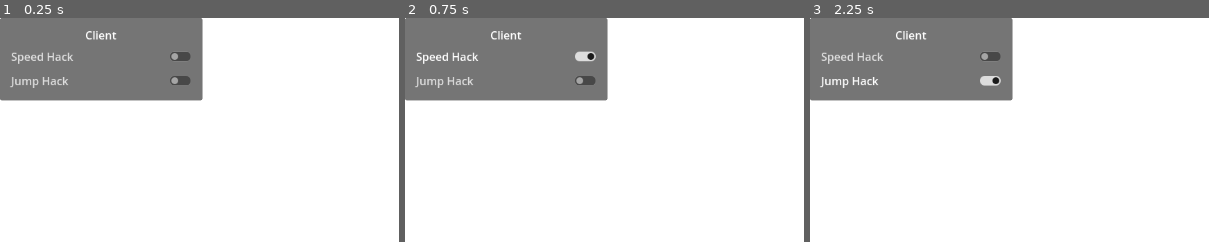
Above: before the commit, frames 1-3 (left to right).
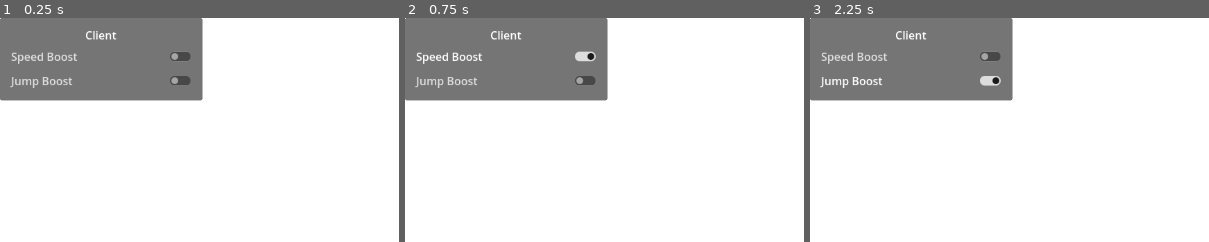
Above: after the commit, the same moments.

Repository: trflorian/server-authoritative-multiplayer
Game: Godot game, scene res://world.tscn
The game is run twice, just before and just after one commit, with the same random seed, the same clock (stepped at 60 frames per second) and the same inputs.
Inputs (mouse positions are % of the whole screen's width and height, from its top left):
- Up to frame 1 (0.25 s): no input
- Up to frame 2 (0.75 s): click (13, 9) at 0.5 s, where only the run before the commit has a clickable "Speed Hack"
- Up to frame 3 (2.25 s): click (13, 9) at 1.25 s, where only the run after the commit has a clickable "Speed Boost"; click (13, 14) at 2 s, where only the run before the commit has a clickable "Jump Hack"
The pictures show only the part of the screen within x 0-50%, y 0-50%; the shares and areas given below are measured in that part.

The runs differ from the first frame. In frame 1, 0.2% of the frame differs, in the area x 11-20%, y 15-30%; in frame 2, 0.3%; in frame 3, 0.3%.

Commit message:
cleanup project, create folder structure

Diff:
--- /dev/null
+++ b/cheats/cheats_manager.gd
@@ -0,0 +1,4 @@
+extends Node
+
+@export var is_active_cheat_speed: bool = false
+@export var is_active_cheat_jump: bool = false
--- a/network_manager.gd
+++ b/cheats/network_manager.gd
@@ -5,7 +5,7 @@
 const MAX_CLIENTS := 4
 
 @export var network_type_label: Label
-@export var hacks_ui: Control
+@export var cheats_ui: Control
 
 @export var player_prefab: PackedScene
 @export var players_parent: Node3D
@@ -14,13 +14,13 @@
 	var args = Array(OS.get_cmdline_args())
 	if args.has("server"):
 		network_type_label.text = "Server"
-		hacks_ui.visible = false
+		cheats_ui.visible = false
 		multiplayer.peer_connected.connect(_on_peer_connected)
 		multiplayer.peer_disconnected.connect(_on_peer_disconnected)
 		_create_server()
 	else:
 		network_type_label.text = "Client"
-		hacks_ui.visible = true
+		cheats_ui.visible = true
 		_create_client()
 
 func _create_client() -> void:
--- /dev/null
+++ b/cheats/v_box_container_cheats.gd
@@ -0,0 +1,12 @@
+extends VBoxContainer
+
+
+func _ready() -> void:
+	$CheckButtonSpeedCheat.toggled.connect(_on_toggle_speed_cheat)
+	$CheckButtonJumpCheat.toggled.connect(_on_toggle_jump_cheat)
+
+func _on_toggle_speed_cheat(is_active: bool) -> void:
+	CheatsManager.is_active_cheat_speed = is_active
+
+func _on_toggle_jump_cheat(is_active: bool) -> void:
+	CheatsManager.is_active_cheat_jump = is_active
--- a/hacks_manager.gd
+++ /dev/null
@@ -1,4 +0,0 @@
-extends Node
-
-@export var is_speed_hacking: bool = false
-@export var is_jump_hacking: bool = false
--- a/player.tscn
+++ b/player/player.tscn
@@ -1,6 +1,6 @@
 [gd_scene load_steps=9 format=3 uid="uid://bfrav2bbqpxug"]
 
-[ext_resource type="Script" path="res://player_controller.gd" id="1_ub3x8"]
+[ext_resource type="Script" path="res://player/player_controller.gd" id="1_ub3x8"]
 
 [sub_resource type="StandardMaterial3D" id="StandardMaterial3D_6koet"]
 transparency = 1
--- a/player_controller.gd
+++ b/player/player_controller.gd
@@ -32,8 +32,6 @@
 			$PlayerGhost/GhostSync.synchronized.connect(_on_check_reconcile)
 		else:
 			$PlayerGhost/GhostSync.synchronized.connect(_interpolate_other)
-
-
 
 func _enter_tree() -> void:
 	$InputSync.set_multiplayer_authority(int(str(name)))
@@ -99,16 +97,16 @@
 
 	# Handle jump.
 	if is_jumping:
-		if body.is_on_floor() or (_is_local_player() and HacksManager.is_jump_hacking):
+		if body.is_on_floor() or (_is_local_player() and CheatsManager.is_active_cheat_jump):
 			var jump_velocity = JUMP_VELOCITY
-			if _is_local_player() and HacksManager.is_jump_hacking:
+			if _is_local_player() and CheatsManager.is_active_cheat_jump:
 				jump_velocity *= 2.0
 			body.velocity.y = jump_velocity
 
 	var speed = SPEED
 
 	# SIMULATE CHEATING
-	if _is_local_player() and HacksManager.is_speed_hacking:
+	if _is_local_player() and CheatsManager.is_active_cheat_speed:
 		speed *= 2.0
 
 	# Get the input direction and handle the movement/deceleration.
--- a/project.godot
+++ b/project.godot
@@ -17,7 +17,7 @@
 
 [autoload]
 
-HacksManager="*res://hacks_manager.gd"
+CheatsManager="*res://cheats/cheats_manager.gd"
 
 [input]
 
--- a/v_box_container_hacks.gd
+++ /dev/null
@@ -1,12 +0,0 @@
-extends VBoxContainer
-
-
-func _ready() -> void:
-	$CheckButtonSpeedHack.toggled.connect(_on_toggle_speed_hack)
-	$CheckButtonJumpHack.toggled.connect(_on_toggle_jump_hack)
-
-func _on_toggle_speed_hack(is_speed_hack_on: bool) -> void:
-	HacksManager.is_speed_hacking = is_speed_hack_on
-
-func _on_toggle_jump_hack(is_jump_hack_on: bool) -> void:
-	HacksManager.is_jump_hacking = is_jump_hack_on
--- a/world.tscn
+++ b/world.tscn
@@ -1,9 +1,9 @@
 [gd_scene load_steps=11 format=3 uid="uid://fkcfoilma1lc"]
 
-[ext_resource type="Script" path="res://network_manager.gd" id="1_qxjbp"]
-[ext_resource type="Script" path="res://follow_node.gd" id="2_2onsa"]
-[ext_resource type="PackedScene" uid="uid://bfrav2bbqpxug" path="res://player.tscn" id="2_2u2ss"]
-[ext_resource type="Script" path="res://v_box_container_hacks.gd" id="3_ewwy3"]
+[ext_resource type="Script" path="res://cheats/network_manager.gd" id="1_qxjbp"]
+[ext_resource type="Script" path="res://camera/follow_node.gd" id="2_2onsa"]
+[ext_resource type="PackedScene" uid="uid://bfrav2bbqpxug" path="res://player/player.tscn" id="2_2u2ss"]
+[ext_resource type="Script" path="res://cheats/v_box_container_cheats.gd" id="3_ewwy3"]
 
 [sub_resource type="ProceduralSkyMaterial" id="ProceduralSkyMaterial_knimw"]
 sky_horizon_color = Color(0.64625, 0.65575, 0.67075, 1)
@@ -36,10 +36,10 @@
 transform = Transform3D(-0.866025, -0.433013, 0.25, 0, 0.5, 0.866025, -0.5, 0.75, -0.433013, 0, 0, 0)
 shadow_enabled = true
 
-[node name="NetworkManager" type="Node" parent="." node_paths=PackedStringArray("network_type_label", "hacks_ui", "players_parent")]
+[node name="NetworkManager" type="Node" parent="." node_paths=PackedStringArray("network_type_label", "cheats_ui", "players_parent")]
 script = ExtResource("1_qxjbp")
 network_type_label = NodePath("../UI/Panel/MarginContainer/VBoxContainer/LabelNetworkType")
-hacks_ui = NodePath("../UI/Panel/MarginContainer/VBoxContainer/VBoxContainerHacks")
+cheats_ui = NodePath("../UI/Panel/MarginContainer/VBoxContainer/VBoxContainerCheats")
 player_prefab = ExtResource("2_2u2ss")
 players_parent = NodePath("../AllPlayers")
 
@@ -67,19 +67,19 @@
 horizontal_alignment = 1
 clip_text = true
 
-[node name="VBoxContainerHacks" type="VBoxContainer" parent="UI/Panel/MarginContainer/VBoxContainer"]
+[node name="VBoxContainerCheats" type="VBoxContainer" parent="UI/Panel/MarginContainer/VBoxContainer"]
 layout_mode = 2
 script = ExtResource("3_ewwy3")
 
-[node name="CheckButtonSpeedHack" type="CheckButton" parent="UI/Panel/MarginContainer/VBoxContainer/VBoxContainerHacks"]
+[node name="CheckButtonSpeedCheat" type="CheckButton" parent="UI/Panel/MarginContainer/VBoxContainer/VBoxContainerCheats"]
 layout_mode = 2
 focus_mode = 0
-text = "Speed Hack"
+text = "Speed Boost"
 
-[node name="CheckButtonJumpHack" type="CheckButton" parent="UI/Panel/MarginContainer/VBoxContainer/VBoxContainerHacks"]
+[node name="CheckButtonJumpCheat" type="CheckButton" parent="UI/Panel/MarginContainer/VBoxContainer/VBoxContainerCheats"]
 layout_mode = 2
 focus_mode = 0
-text = "Jump Hack"
+text = "Jump Boost"
 
 [node name="Floor" type="StaticBody3D" parent="."]
 
@@ -97,5 +97,5 @@
 [node name="AllPlayers" type="Node3D" parent="."]
 
 [node name="MultiplayerSpawner" type="MultiplayerSpawner" parent="."]
-_spawnable_scenes = PackedStringArray("res://player.tscn")
+_spawnable_scenes = PackedStringArray("res://player/player.tscn")
 spawn_path = NodePath("../AllPlayers")
Renamed: follow_node.gd -> camera/follow_node.gd
